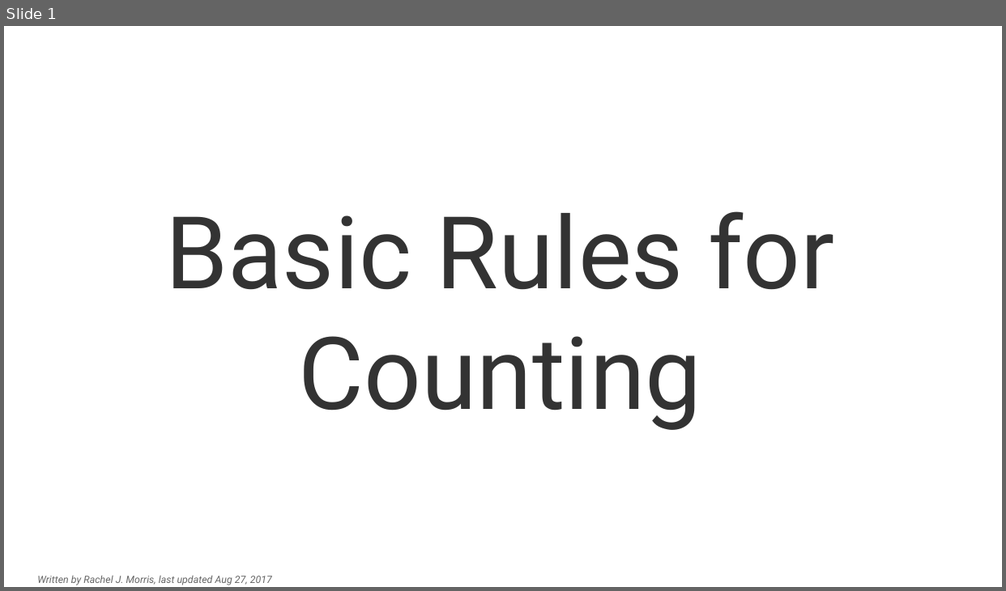
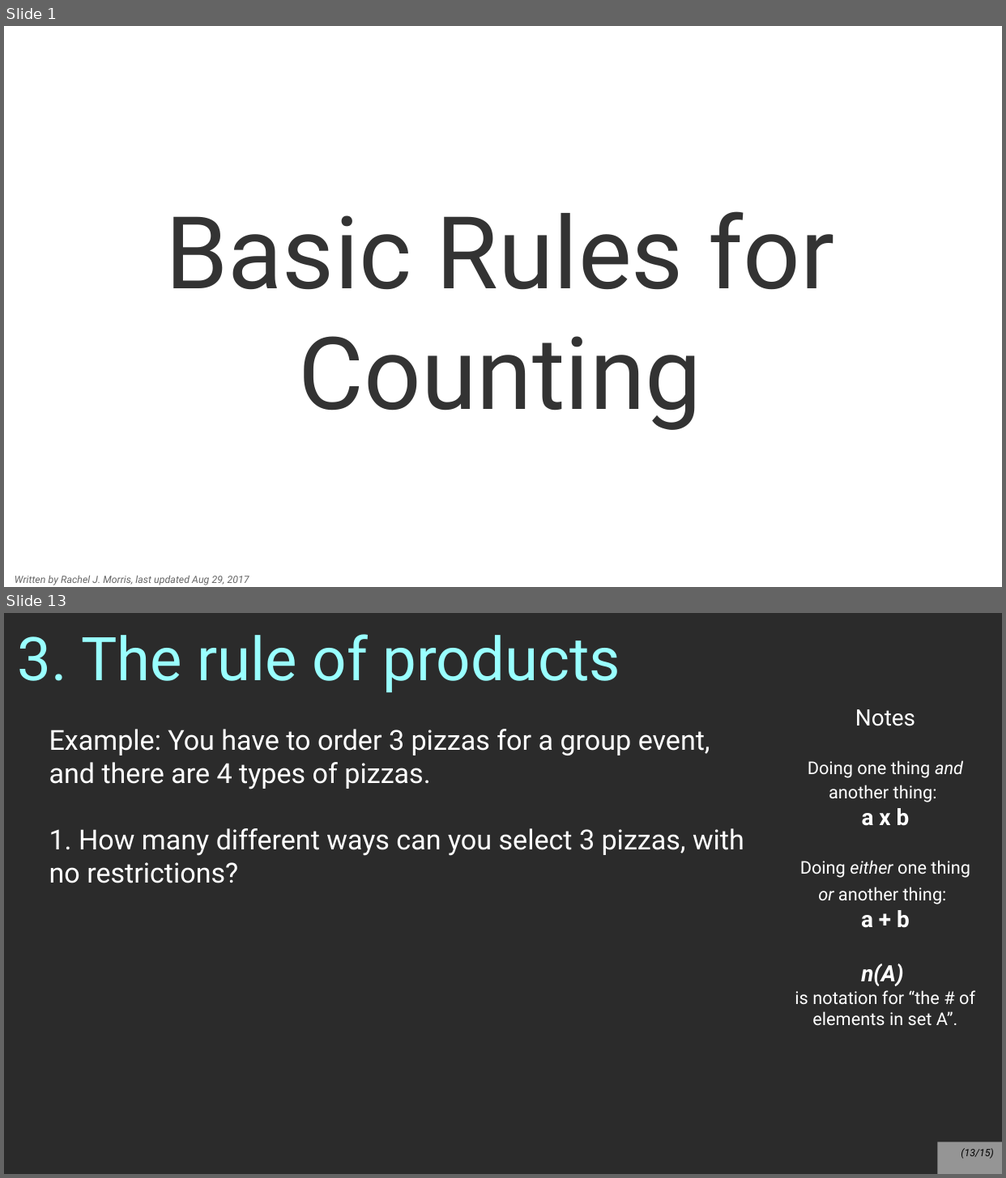
Before and after one commit to nguyenchithien/CS211-Discrete-Structures-II, a slide deck: Lectures/Lecture 5.2.odp. Shown one above the other, each under a label of ours: slide 1 before the commit, slides 1 and 13 after it; the slides between them are not shown. The pictures are 1006x591 and 1006x1178 pixels, drawn with LibreOffice and Linux fonts; fonts in the diff are those of the drawing; background and template pictures are left out; a plain dark background stands for a picture behind light text. Boxes give left, top, right and bottom in pixels: in the first picture for what was removed or moved away, otherwise in the second. Text is boxed around its words. In the diff, an @@ line names an element or a change of style, - is before the commit and + after.

```diff
--- a/Lectures/Lecture 5.2.odp
+++ b/Lectures/Lecture 5.2.odp
@@ slide 13 added at (4,613,1002,1174), background picture (left out) @@
@@ title added at (18,634,620,692), 48 pt, text #99FFFF @@
+3. The rule of products
@@ text added at (795,709,975,1026), 14 pt, text #FFFFFF @@
+Notes
+Doing one thing and another thing:
+a x b
+Doing either one thing or another thing:
+a + b
+n(A)
+is notation for “the # of elements in set A”.
@@ text added at (49,729,744,884), 22 pt, text #FFFFFF @@
+Example: You have to order 3 pizzas for a group event, and there are 4 types of pizzas.
+1. How many different ways can you select 3 pizzas, with no restrictions?
@@ page number added at (938,1143,1002,1174), fill #FFFFFF at 50% opacity, 8 pt, text #000000, italic @@
+(13/15)
@@ slide 1 changed as well @@
@@ text "Written by Rachel J. Morris, ..." at (15,575,249,586): vertical alignment middle to top @@
@@ text at (15,575,249,586): text changed @@
-Written by Rachel J. Morris, last updated Aug 27, 2017
+Written by Rachel J. Morris, last updated Aug 29, 2017
```
Also in this commit, not shown: 2 other slides changed, 13 other slides added, 2 slides removed, 1 other file.
